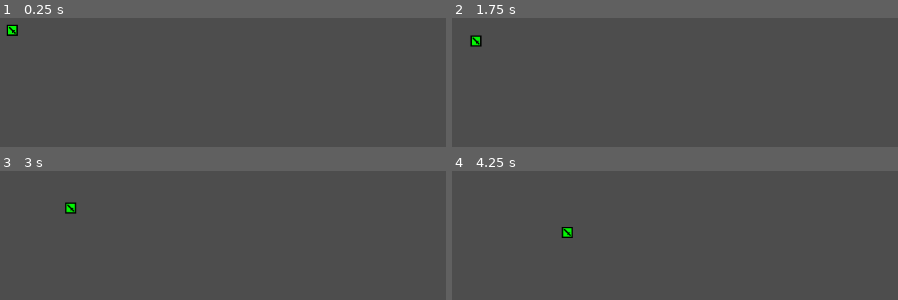
Above: before the commit, frames 1-4 (two rows, left to right).
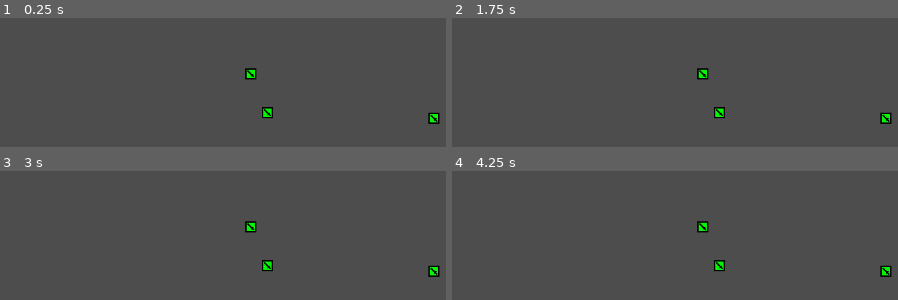
Above: after the commit, the same moments.

Repository: LegionsTheGame/Godot_turnBased
Game: Godot game, scene res://MainScene/main_scene.tscn
Same seed, same stepped clock (60 frames per second), same inputs: the game is played once before the commit and once after it.
Inputs (mouse positions are in pixels of both pictures, inside the frame that each line leads up to):
- Up to frame 1 (0.25 s): no input
- Up to frame 2 (1.75 s): tap Enter at 0.5 s; move the mouse to (465, 29) at 0.52 s; click (465, 29) at 0.6 s; tap Space at 1.25 s; move the mouse to (outside the picture) at 1.27 s; click (outside the picture) at 1.35 s
- Up to frame 3 (3 s): move the mouse to (410, 205) at 2.02 s; click (410, 205) at 2.1 s; move the mouse to (outside the picture) at 2.77 s; click (outside the picture) at 2.85 s
- Up to frame 4 (4.25 s): move the mouse to (outside the picture) at 3.52 s; click (outside the picture) at 3.6 s

The runs differ from the first frame. In frame 1, 0.9% of the frame differs, in the area x 1-99%, y 5-83%; in frame 2, 0.9%, in the area x 4-99%, y 13-83%; in frame 3, 0.9%; in frame 4, 0.9%.

Commit message:
new turnbased godot 4.2 project

Diff:
--- a/LegionsTurnBased42_1/ArmyScene/army_scene.gd
+++ b/LegionsTurnBased42_1/ArmyScene/army_scene.gd
@@ -1,12 +1,12 @@
 extends Area2D
 class_name Army
 
-@onready var army_sprite : Sprite2D		= $ArmySprite
-@onready var selected_sprite :Sprite2D	= $ArmySelectedSprite
-
+var velocity : Vector2
 var destination : Vector2
+var fighting = false
 
 signal army_selected(army)
+signal army_done(army)
 
 func _ready():
 	destination = global_position
@@ -14,19 +14,49 @@
 
 func _process(delta):
 	var m = (destination - global_position)
-	if m.length() > 2: global_position += m.normalized()
+
+	if m.length() > 2:
+		velocity = m.normalized()
+		global_position += velocity
+
+	elif velocity.length() != 0:
+		velocity = Vector2.ZERO
+		# DONE SIGNAL : hæren har nået sin destination og skal ikke i kamp
+		if  not fighting: emit_signal("army_done", self)
+
+	pass
+
+func _on_input_event(viewport, event, shape_idx):
+	if Input.is_action_just_pressed("mouse_left"): emit_signal("army_selected",self)
+	pass
+
+func _on_area_entered(area):
+	if area is Army:
+		destination = global_position - 5*velocity
+		$AnimationPlayer.play("explode")
+		fighting = true
+	pass
+
+func _on_animation_player_animation_finished(anim_name):
+	fighting = false
+	# DONE SIGNAL : hæren er færdig med kampen
+	emit_signal("army_done",self)
+	pass
+
+func _in_range(p:Vector2):
+	return $SelectedNode._in_range(p)
 	pass
 
 func _set_destination(d:Vector2):
-	destination = d
+	if $SelectedNode.visible and $SelectedNode._in_range(d):
+		destination = d
+		_set_selected(false)
 	pass
 
 func _set_selected(s:bool):
-	selected_sprite.visible = s
+	$SelectedNode.visible = s
 	pass
 
-func _on_input_event(viewport, event, shape_idx):
-	if Input.is_action_just_pressed("mouse_left"):
-		print("army_clicked");
-		emit_signal("army_selected",self)
+func _is_selected():
+	return $SelectedNode.visible
 	pass
--- a/LegionsTurnBased42_1/ArmyScene/army_scene.tscn
+++ b/LegionsTurnBased42_1/ArmyScene/army_scene.tscn
@@ -1,20 +1,82 @@
-[gd_scene load_steps=4 format=3 uid="uid://chufp3rm2126v"]
+[gd_scene load_steps=10 format=3 uid="uid://chufp3rm2126v"]
 
 [ext_resource type="Texture2D" uid="uid://c7kgh0ni6hw7d" path="res://ArmyScene/ArmySprite.png" id="1_02xdi"]
 [ext_resource type="Script" path="res://ArmyScene/army_scene.gd" id="1_hdg0p"]
+[ext_resource type="Script" path="res://ArmyScene/selected_node.gd" id="2_044xe"]
+[ext_resource type="Texture2D" uid="uid://bhixtj4vfbhrn" path="res://ArmyScene/ArmySelectedSprite.png" id="3_cgq1c"]
+[ext_resource type="Texture2D" uid="uid://dkhoorg73arg8" path="res://ArmyScene/explotion.png" id="3_km5gl"]
 
 [sub_resource type="RectangleShape2D" id="RectangleShape2D_0ga6x"]
 size = Vector2(16, 16)
 
+[sub_resource type="CircleShape2D" id="CircleShape2D_csa75"]
+radius = 128.25
+
+[sub_resource type="Animation" id="Animation_viow4"]
+resource_name = "explode"
+length = 5.0
+tracks/0/type = "value"
+tracks/0/imported = false
+tracks/0/enabled = true
+tracks/0/path = NodePath("AnimationExplotion:frame")
+tracks/0/interp = 1
+tracks/0/loop_wrap = true
+tracks/0/keys = {
+"times": PackedFloat32Array(0.8, 1.4, 2, 2.6, 3.2, 3.8, 4.4),
+"transitions": PackedFloat32Array(1, 1, 1, 1, 1, 1, 1),
+"update": 1,
+"values": [0, 1, 2, 3, 4, 5, 6]
+}
+tracks/1/type = "value"
+tracks/1/imported = false
+tracks/1/enabled = true
+tracks/1/path = NodePath("AnimationExplotion:visible")
+tracks/1/interp = 1
+tracks/1/loop_wrap = true
+tracks/1/keys = {
+"times": PackedFloat32Array(0.9, 4.9),
+"transitions": PackedFloat32Array(1, 1),
+"update": 1,
+"values": [true, false]
+}
+
+[sub_resource type="AnimationLibrary" id="AnimationLibrary_3et8c"]
+_data = {
+"explode": SubResource("Animation_viow4")
+}
+
 [node name="ArmyScene" type="Area2D"]
+collision_layer = 3
 script = ExtResource("1_hdg0p")
 
-[node name="CollisionShape2D" type="CollisionShape2D" parent="."]
+[node name="CollisionShape2Ds" type="CollisionShape2D" parent="."]
 shape = SubResource("RectangleShape2D_0ga6x")
 
 [node name="ArmySprite" type="Sprite2D" parent="."]
 texture = ExtResource("1_02xdi")
 
-[node name="ArmySelectedSprite" type="Sprite2D" parent="."]
+[node name="AnimationExplotion" type="Sprite2D" parent="."]
+visible = false
+texture = ExtResource("3_km5gl")
+hframes = 3
+vframes = 3
+frame = 6
 
+[node name="SelectedNode" type="Area2D" parent="."]
+visible = false
+script = ExtResource("2_044xe")
+
+[node name="CollisionShape2D" type="CollisionShape2D" parent="SelectedNode"]
+shape = SubResource("CircleShape2D_csa75")
+
+[node name="ArmySelectedSprite" type="Sprite2D" parent="SelectedNode"]
+texture = ExtResource("3_cgq1c")
+
+[node name="AnimationPlayer" type="AnimationPlayer" parent="."]
+libraries = {
+"": SubResource("AnimationLibrary_3et8c")
+}
+
+[connection signal="area_entered" from="." to="." method="_on_area_entered"]
 [connection signal="input_event" from="." to="." method="_on_input_event"]
+[connection signal="animation_finished" from="AnimationPlayer" to="." method="_on_animation_player_animation_finished"]
--- /dev/null
+++ b/LegionsTurnBased42_1/ArmyScene/selected_node.gd
@@ -0,0 +1,15 @@
+extends Area2D
+
+var range : int = 120
+
+@onready var collisionshape:CollisionShape2D = $CollisionShape2D
+
+func _ready():
+	collisionshape.shape.radius = range
+	pass
+
+func _in_range(p:Vector2):
+	return (p-global_position).length() < range
+
+func _draw():
+	draw_arc(Vector2.ZERO,range,0,2*PI,100,Color.LIME,3)
--- /dev/null
+++ b/LegionsTurnBased42_1/ArrowScene/ArrowScene.tscn
@@ -0,0 +1,10 @@
+[gd_scene load_steps=2 format=3 uid="uid://cm5cdq2bc3kqb"]
+
+[sub_resource type="RectangleShape2D" id="RectangleShape2D_kbd7r"]
+
+[node name="Area2D" type="Area2D"]
+
+[node name="CollisionShape2D" type="CollisionShape2D" parent="."]
+shape = SubResource("RectangleShape2D_kbd7r")
+
+[node name="Sprite2D" type="Sprite2D" parent="."]
--- a/LegionsTurnBased42_1/MainScene/main_scene.gd
+++ b/LegionsTurnBased42_1/MainScene/main_scene.gd
@@ -2,15 +2,37 @@
 class_name MainScene
 
 var army_list : Array		= []
-var selected_army : Army	= null
+var army_in_progress : Army	= null
 
 func _ready():
 	army_list 		= $Armies.get_children()
-	selected_army	= army_list[0]
+	for a in army_list:
+		a.army_selected.connect(_on_army_signal_recived)
+		a.army_done.connect(_on_army_done_signal_recived)
 	pass
 
 func _input(event):
-	if Input.is_action_just_pressed("mouse_left"):
-		selected_army._set_destination(get_global_mouse_position())
-		pass
+
+	if Input.is_action_just_pressed("mouse_left") and army_in_progress != null:
+
+		var mpos = get_global_mouse_position()
+
+		if army_in_progress._in_range(mpos):
+
+			army_in_progress._set_destination(mpos)
+
+		elif army_in_progress._is_selected():
+
+			army_in_progress._set_selected(false)
+			army_in_progress = null
 	pass
+
+func _on_army_signal_recived(army:Army):
+	if army_in_progress == null:
+		army_in_progress = army
+		army_in_progress._set_selected(true)
+	pass
+
+func _on_army_done_signal_recived(army:Army):
+	army_in_progress = null
+	pass
--- a/LegionsTurnBased42_1/MainScene/main_scene.tscn
+++ b/LegionsTurnBased42_1/MainScene/main_scene.tscn
@@ -11,5 +11,11 @@
 
 [node name="Armies" type="Node" parent="."]
 
+[node name="ArmyScene2" parent="Armies" instance=ExtResource("1_gem2j")]
+position = Vector2(-88, -56)
+
+[node name="ArmyScene" parent="Armies" instance=ExtResource("1_gem2j")]
+position = Vector2(-112, -112)
+
 [node name="ArmyScene1" parent="Armies" instance=ExtResource("1_gem2j")]
-position = Vector2(-456, -175)
+position = Vector2(152, -48)
Binary file added: LegionsTurnBased42_1/ArmyScene/explotion.png
Not shown, added: LegionsTurnBased42_1/ArmyScene/explotion.png.import
Binary file added: LegionsTurnBased42_1/ArrowScene/Arrow.png
Not shown, added: LegionsTurnBased42_1/ArrowScene/Arrow.png.import
